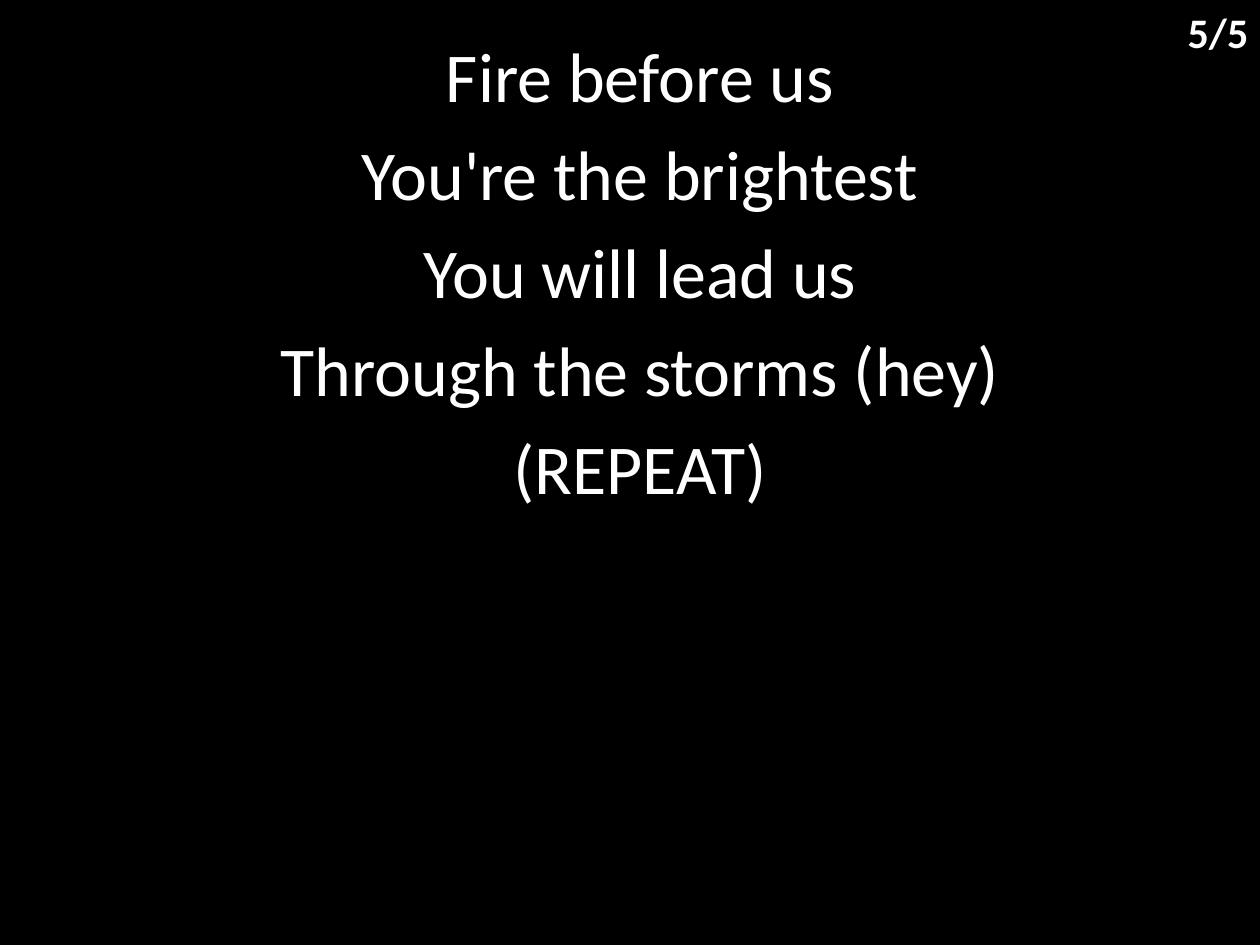
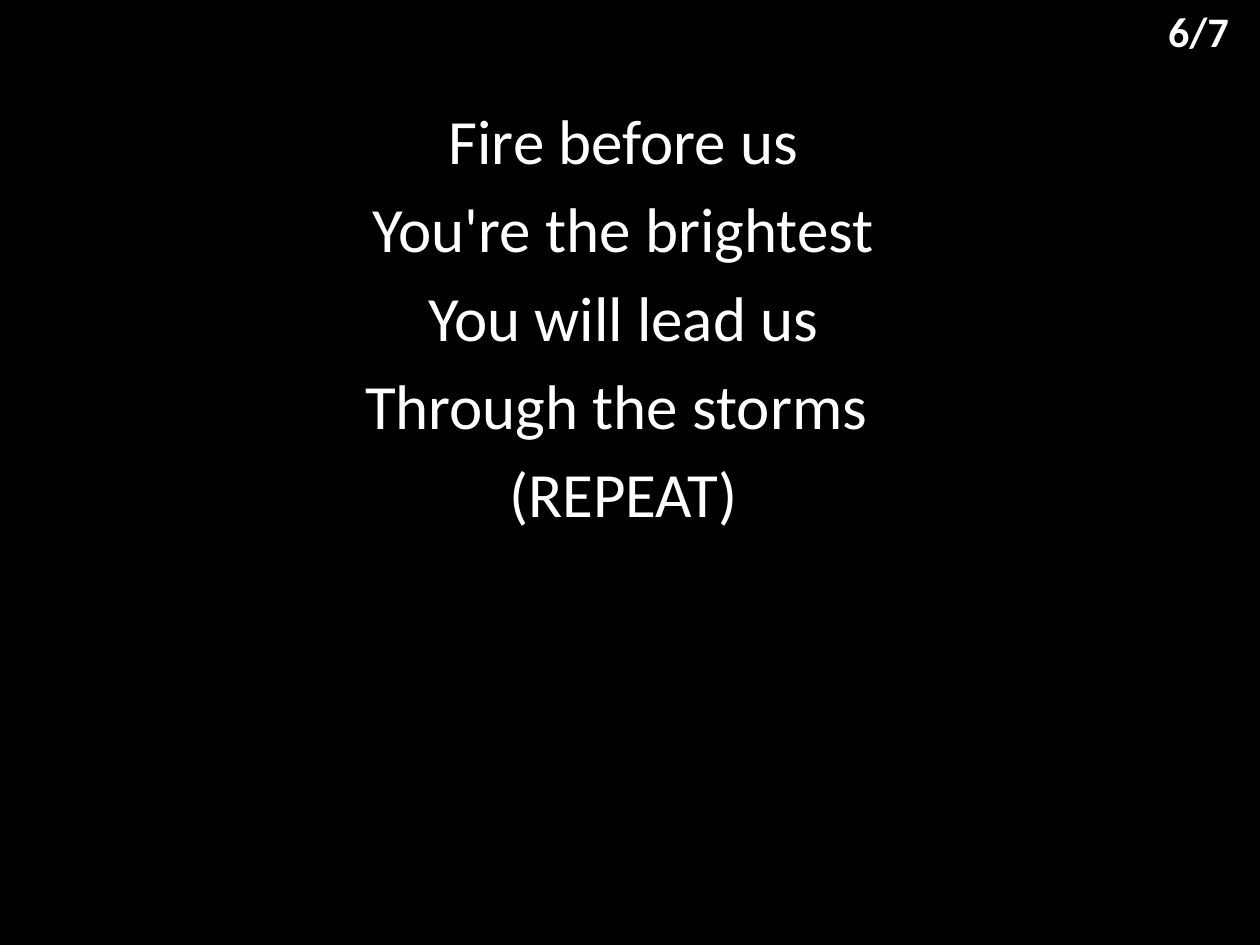
Before and after one commit to hoo-are-ya/worship, a slide deck: slide 7 of docs/songs/my lighthouse.pptx (slide 6 before the commit). Drawn at 1260x945 pixels with LibreOffice and Linux fonts; fonts in the diff are those of the drawing. Boxes give left, top, right and bottom in pixels: in the first picture for what was removed or moved away, otherwise in the second. Text is boxed around its words. In the diff, an @@ line names an element or a change of style, - is before the commit and + after.

```diff
--- a/docs/songs/my lighthouse.pptx
+++ b/docs/songs/my lighthouse.pptx
@@ text added at (1168,17,1229,49), 24 pt, text #FFFFFF, bold @@
+6/7
@@ text removed at (1188,18,1249,50) @@
-5/5
@@ subtitle "Fire before us": place and size @@
-subtitle "Fire before us" at (281,53,999,504)
+subtitle "Fire before us" at (365,120,873,526)
@@ subtitle at (373,120,873,526): size 40 to 36 pt in "Fire before us", "You're the brightest", "You will lead us", "(REPEAT)" @@
@@ subtitle at (365,385,867,440): text changed; size 40 to 36 pt @@
-Through the storms (hey)
+Through the storms
```
Also in this commit, not shown: 4 other slides changed, 2 slides added, 3 other files.
